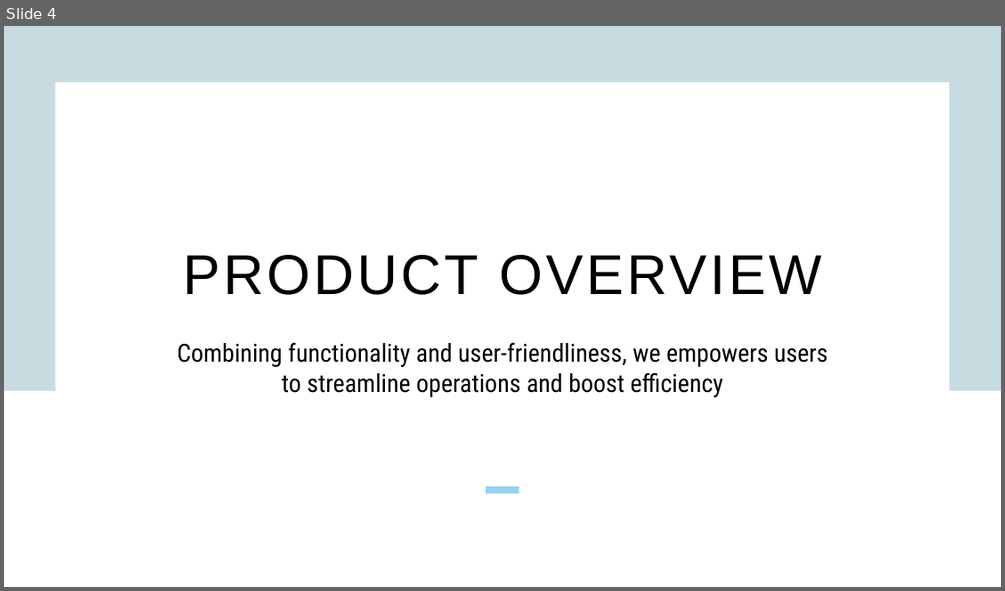
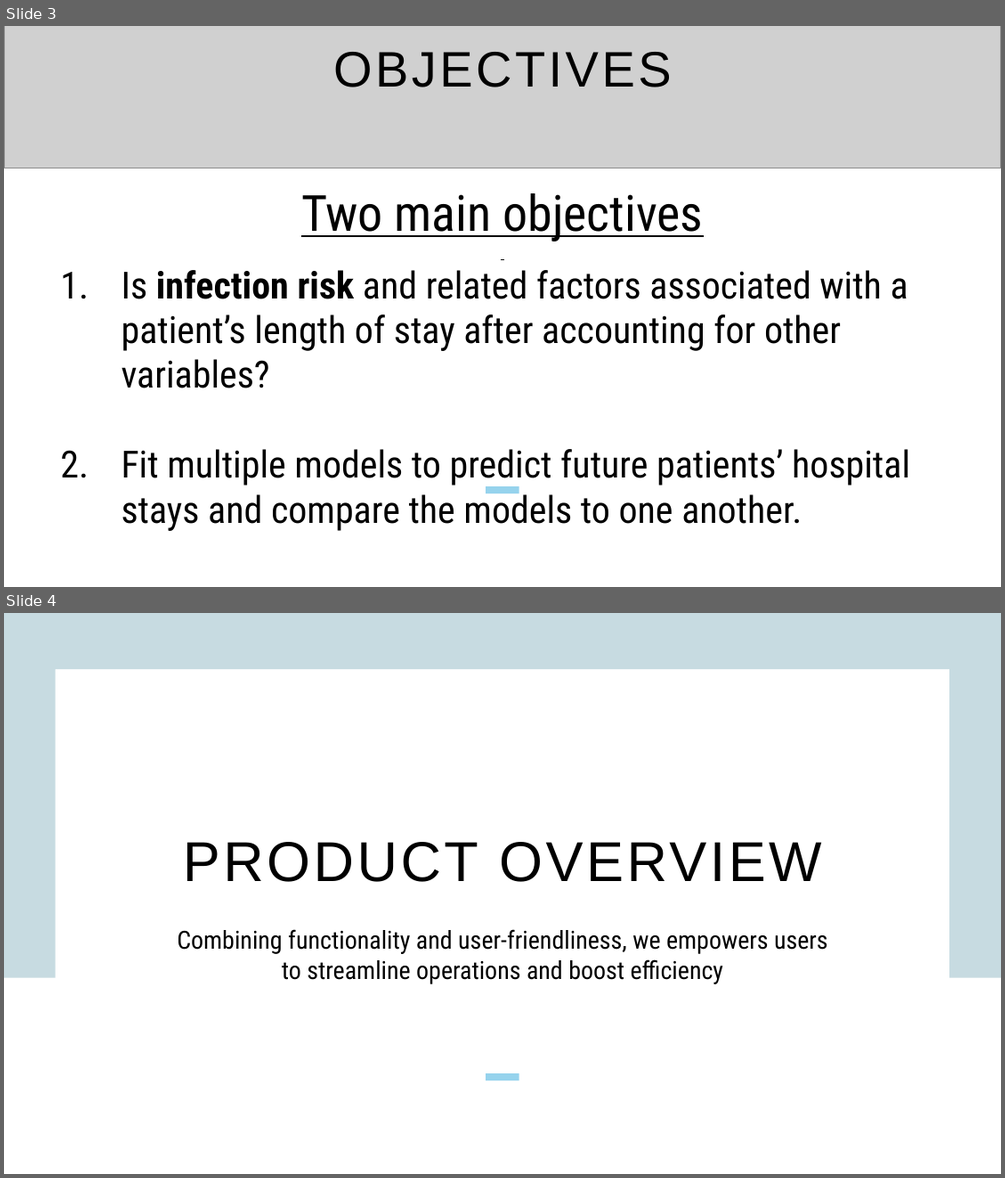
Before and after one commit to mikkezavala/ds-6372-project-1, a slide deck: Project Presentation Slides.pptx. Shown one above the other, each under a label of ours: slide 4 before the commit, slides 3 and 4 after it. The pictures are 1005x591 and 1005x1178 pixels, drawn with LibreOffice and Linux fonts; fonts in the diff are those of the drawing; grey boxes stand for pictures. Boxes give left, top, right and bottom in pixels: in the first picture for what was removed or moved away, otherwise in the second. Text is boxed around its words. In the diff, an @@ line names an element or a change of style, - is before the commit and + after.

Commit message:
Update Project Presentation Slides.pptx
added objectives slide

```diff
--- a/Project Presentation Slides.pptx
+++ b/Project Presentation Slides.pptx
@@ slide 3 added at (4, 26, 1001, 587), background #FFFFFF; not listed: 1 template element that a slide beside it also shows @@
@@ picture added at (4, 26, 1001, 168) @@
@@ title added at (333, 52, 671, 87), 48 pt, text #000000 @@
+OBJECTIVES
@@ text added at (121, 193, 910, 531), 36 pt, text #000000 @@
+Two main objectives
+1. Is infection risk and related factors associated with a patient’s length of stay after accounting for other variables?
+2. Fit multiple models to predict future patients’ hospital stays and compare the models to one another.
```
Also in this commit, not shown: 1 slide removed.
